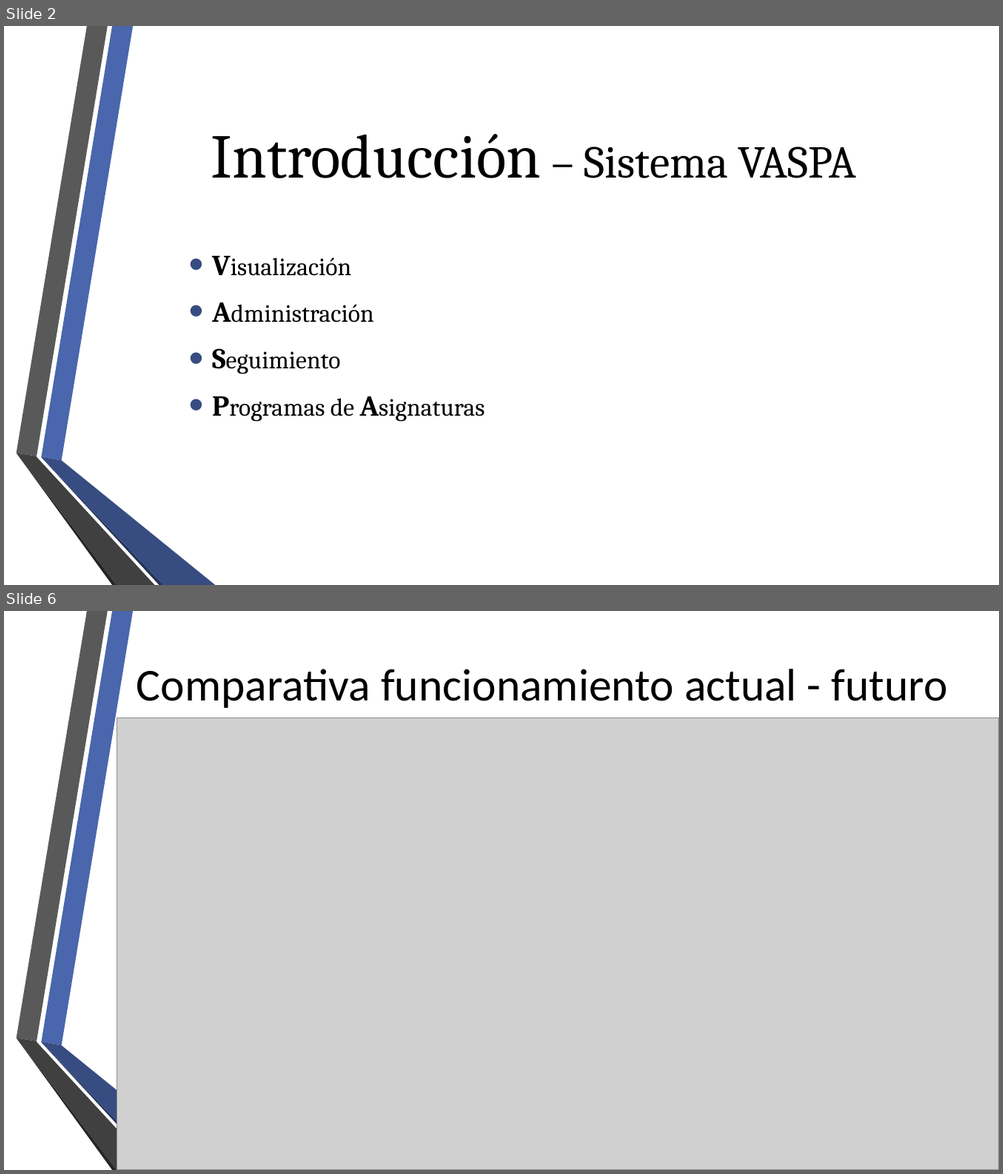
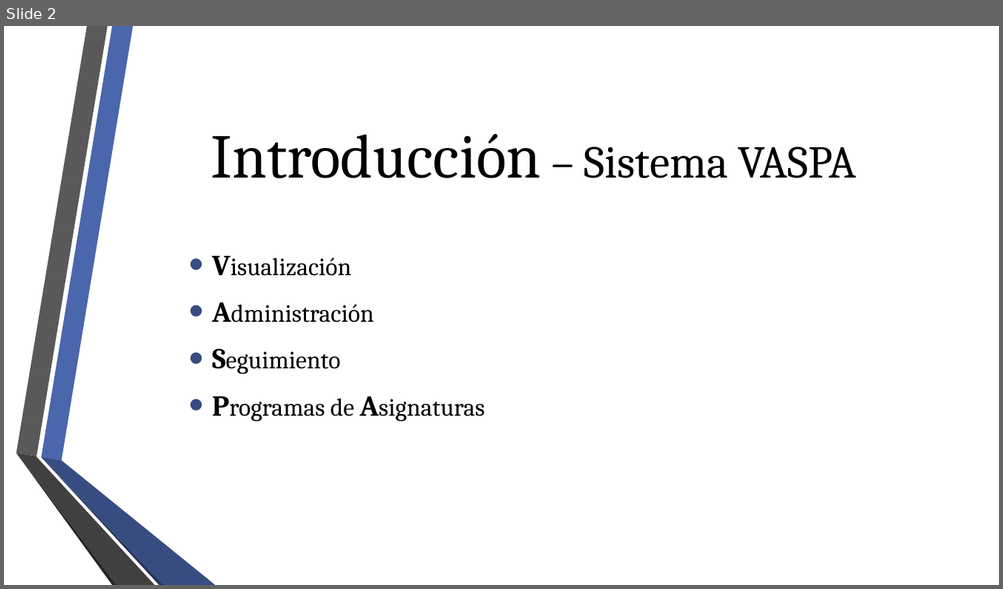
Before and after one commit to fge23/Sistema-VASPA, a slide deck: Presentaciones/Presentación VASPA septiembre 2020/Presentación VASPA - Septiembre 2020.pptx. Shown one above the other, each under a label of ours: slides 2 and 6 before the commit, slide 2 after it; the slides between them are not shown. The pictures are 1003x1174 and 1003x589 pixels, drawn with LibreOffice and Linux fonts; fonts in the diff are those of the drawing; grey boxes stand for pictures; background and template pictures are left out. Boxes give left, top, right and bottom in pixels: in the first picture for what was removed or moved away, otherwise in the second. Text is boxed around its words. In the diff, an @@ line names an element or a change of style, - is before the commit and + after.

```diff
--- a/Presentaciones/Presentación VASPA septiembre 2020/Presentación VASPA - Septiembre 2020.pptx
+++ b/Presentaciones/Presentación VASPA septiembre 2020/Presentación VASPA - Septiembre 2020.pptx
@@ slide 6 removed at (x1=4, y1=611, x2=999, y2=1170), background picture (left out); not listed: 6 template elements that a slide beside it also shows @@
@@ title removed at (x1=136, y1=669, x2=948, y2=708) @@
-Comparativa funcionamiento actual - futuro
@@ picture removed at (x1=116, y1=718, x2=999, y2=1170) @@
```
Also in this commit, not shown: 1 slide changed, 15 slides added, 10 other slides removed, 1 other file.
